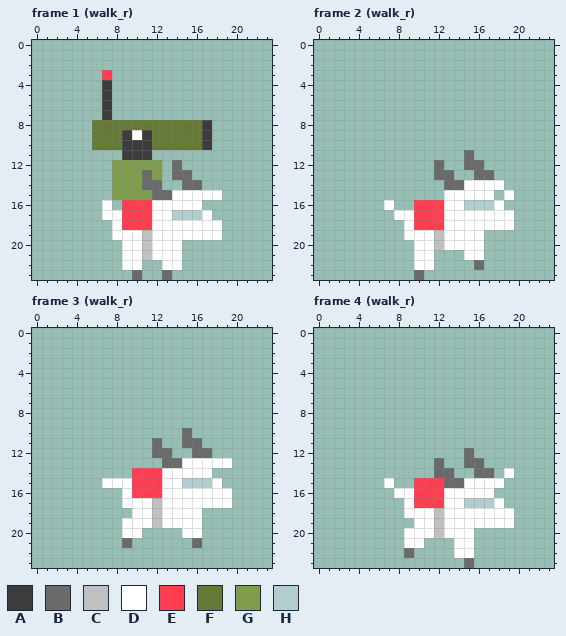
Edited in one commit: pixel-art file (.files/goat 12.aseprite). The picture above was drawn from the file before the commit.
24x24 pixels, 10 frames. Shown: frame 1 (walk_r), frame 2 (walk_r), frame 3 (walk_r), frame 4 (walk_r). The commit also changed other frames, which this record leaves out.
Visible layers, top first: "goat", "antenna", "launcher", "backpack".
Palette (. is transparent): A #3c3c3c  B #696a6a  C #c0c0c0  D #ffffff  E #ff3f51  F #667a37  G #809d4e  H #b1cdce
Pixels before, frame 1 (walk_r), first column x 6:
 3 .E...........
 4 .A...........
 5 .A...........
 6 .A...........
 7 .A...........
 8 FFFFFFFFFFFA.
 9 FFFADAFFFFFA.
10 FFFAAAFFFFFA.
11 ...AAA.......
12 ..GGGGG.B....
13 ..GGGBG.BB...
14 ..GGGBB..BB..
15 ..GGGGBBDDDDD
16 .D.EEEDDDDD..
17 .DDEEEDDHHHD.
18 ..DEEEDDDDDDD
19 ..DDDCDDDDDDD
20 ...DDCDDD....
21 ...DDCDDD....
22 ...DD..DD....
23 ....B..B.....
Pixels before, frame 2 (walk_r), first column x 7:
11 ........B....
12 .....B..BB...
13 .....BB..BB..
14 ......BBDDDD.
15 ......DDDDD.D
16 D..EEEDDHHHD.
17 .DDEEEDDDDDDD
18 ..DEEEDDDDDDD
19 ..DDDCDDDD...
20 ...DDCDDDD...
21 ...DD...DD...
22 ...DD....B...
23 ...B.........
Pixels before, frame 3 (walk_r), first column x 7:
10 ........B....
11 .....B..BB...
12 .....BB..BB..
13 ......BBDDDDD
14 ...EEEDDDDD..
15 DDDEEEDDHHHD.
16 ..DEEEDDDDDDD
17 ..DDDCDDDDDDD
18 ...DDCDDDD...
19 ..DDDCDDDD...
20 ..DD....DD...
21 ..B......B...
Pixels before, frame 4 (walk_r), first column x 7:
12 ........B....
13 .....B..BB...
14 .....BB..BB.D
15 D..EEEBBDDDD.
16 .DDEEEDDDDD..
17 ..DEEEDDHHHD.
18 ..DDDCDDDDDDD
19 ...DDCDDDDDDD
20 ..DDDCDDD....
21 ..DD...DD....
22 ..B....DD....
23 ........B....
And afterwards:
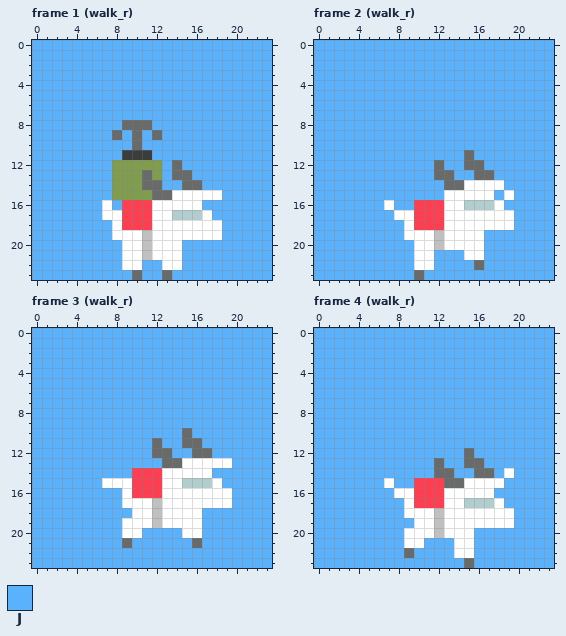
Colours new in this view: J #5bb2fc
The exact change:
layer "bg" now shown
layer "launcher" now hidden
layer "grapple" now shown
layer "antenna" removed
Frame 1 (walk_r):
y 0..2: x 0..23 ........................ -> JJJJJJJJJJJJJJJJJJJJJJJJ
y 3: x 0..23 .......E................ -> JJJJJJJJJJJJJJJJJJJJJJJJ
y 4..7: x 0..23 .......A................ -> JJJJJJJJJJJJJJJJJJJJJJJJ
y 8: x 0..23 ......FFFFFFFFFFFA...... -> JJJJJJJJJBBBJJJJJJJJJJJJ
y 9: x 0..23 ......FFFADAFFFFFA...... -> JJJJJJJJBJBJBJJJJJJJJJJJ
y 10: x 0..23 ......FFFAAAFFFFFA...... -> JJJJJJJJJJBJJJJJJJJJJJJJ
y 11: x 0..8 ......... -> JJJJJJJJJ; x 12..23 ............ -> JJJJJJJJJJJJ
y 12: x 0..7 ........ -> JJJJJJJJ; x 13 . -> J; x 15..23 ......... -> JJJJJJJJJ
y 13: x 0..7 ........ -> JJJJJJJJ; x 13 . -> J; x 16..23 ........ -> JJJJJJJJ
y 14: x 0..7 ........ -> JJJJJJJJ; x 13..14 .. -> JJ; x 17..23 ....... -> JJJJJJJ
y 15: x 0..7 ........ -> JJJJJJJJ; x 19..23 ..... -> JJJJJ
y 16: x 0..6 ....... -> JJJJJJJ; x 8 . -> J; x 17..23 ....... -> JJJJJJJ
y 17: x 0..6 ....... -> JJJJJJJ; x 18..23 ...... -> JJJJJJ
y 18..19: x 0..7 ........ -> JJJJJJJJ; x 19..23 ..... -> JJJJJ
y 20..21: x 0..8 ......... -> JJJJJJJJJ; x 15..23 ......... -> JJJJJJJJJ
y 22: x 0..8 ......... -> JJJJJJJJJ; x 11..12 .. -> JJ; x 15..23 ......... -> JJJJJJJJJ
y 23: x 0..9 .......... -> JJJJJJJJJJ; x 11..12 .. -> JJ; x 14..23 .......... -> JJJJJJJJJJ
Frame 2 (walk_r), layer "bg":
y 0..10: x 0..23 ........................ -> JJJJJJJJJJJJJJJJJJJJJJJJ
y 11: x 0..14 ............... -> JJJJJJJJJJJJJJJ; x 16..23 ........ -> JJJJJJJJ
y 12: x 0..11 ............ -> JJJJJJJJJJJJ; x 13..14 .. -> JJ; x 17..23 ....... -> JJJJJJJ
y 13: x 0..11 ............ -> JJJJJJJJJJJJ; x 14..15 .. -> JJ; x 18..23 ...... -> JJJJJJ
y 14: x 0..12 ............. -> JJJJJJJJJJJJJ; x 19..23 ..... -> JJJJJ
y 15: x 0..12 ............. -> JJJJJJJJJJJJJ; x 18 . -> J; x 20..23 .... -> JJJJ
y 16: x 0..6 ....... -> JJJJJJJ; x 8..9 .. -> JJ; x 19..23 ..... -> JJJJJ
y 17: x 0..7 ........ -> JJJJJJJJ; x 20..23 .... -> JJJJ
y 18: x 0..8 ......... -> JJJJJJJJJ; x 20..23 .... -> JJJJ
y 19: x 0..8 ......... -> JJJJJJJJJ; x 17..23 ....... -> JJJJJJJ
y 20: x 0..9 .......... -> JJJJJJJJJJ; x 17..23 ....... -> JJJJJJJ
y 21: x 0..9 .......... -> JJJJJJJJJJ; x 12..14 ... -> JJJ; x 17..23 ....... -> JJJJJJJ
y 22: x 0..9 .......... -> JJJJJJJJJJ; x 12..15 .... -> JJJJ; x 17..23 ....... -> JJJJJJJ
y 23: x 0..9 .......... -> JJJJJJJJJJ; x 11..23 ............. -> JJJJJJJJJJJJJ
Frame 3 (walk_r), layer "bg":
y 0..9: x 0..23 ........................ -> JJJJJJJJJJJJJJJJJJJJJJJJ
y 10: x 0..14 ............... -> JJJJJJJJJJJJJJJ; x 16..23 ........ -> JJJJJJJJ
y 11: x 0..11 ............ -> JJJJJJJJJJJJ; x 13..14 .. -> JJ; x 17..23 ....... -> JJJJJJJ
y 12: x 0..11 ............ -> JJJJJJJJJJJJ; x 14..15 .. -> JJ; x 18..23 ...... -> JJJJJJ
y 13: x 0..12 ............. -> JJJJJJJJJJJJJ; x 20..23 .... -> JJJJ
y 14: x 0..9 .......... -> JJJJJJJJJJ; x 18..23 ...... -> JJJJJJ
y 15: x 0..6 ....... -> JJJJJJJ; x 19..23 ..... -> JJJJJ
y 16..17: x 0..8 ......... -> JJJJJJJJJ; x 20..23 .... -> JJJJ
y 18: x 0..9 .......... -> JJJJJJJJJJ; x 17..23 ....... -> JJJJJJJ
y 19: x 0..8 ......... -> JJJJJJJJJ; x 17..23 ....... -> JJJJJJJ
y 20: x 0..8 ......... -> JJJJJJJJJ; x 11..14 .... -> JJJJ; x 17..23 ....... -> JJJJJJJ
y 21: x 0..8 ......... -> JJJJJJJJJ; x 10..15 ...... -> JJJJJJ; x 17..23 ....... -> JJJJJJJ
y 22..23: x 0..23 ........................ -> JJJJJJJJJJJJJJJJJJJJJJJJ
Frame 4 (walk_r), layer "bg":
y 0..11: x 0..23 ........................ -> JJJJJJJJJJJJJJJJJJJJJJJJ
y 12: x 0..14 ............... -> JJJJJJJJJJJJJJJ; x 16..23 ........ -> JJJJJJJJ
y 13: x 0..11 ............ -> JJJJJJJJJJJJ; x 13..14 .. -> JJ; x 17..23 ....... -> JJJJJJJ
y 14: x 0..11 ............ -> JJJJJJJJJJJJ; x 14..15 .. -> JJ; x 18 . -> J; x 20..23 .... -> JJJJ
y 15: x 0..6 ....... -> JJJJJJJ; x 8..9 .. -> JJ; x 19..23 ..... -> JJJJJ
y 16: x 0..7 ........ -> JJJJJJJJ; x 18..23 ...... -> JJJJJJ
y 17: x 0..8 ......... -> JJJJJJJJJ; x 19..23 ..... -> JJJJJ
y 18: x 0..8 ......... -> JJJJJJJJJ; x 20..23 .... -> JJJJ
y 19: x 0..9 .......... -> JJJJJJJJJJ; x 20..23 .... -> JJJJ
y 20: x 0..8 ......... -> JJJJJJJJJ; x 16..23 ........ -> JJJJJJJJ
y 21: x 0..8 ......... -> JJJJJJJJJ; x 11..13 ... -> JJJ; x 16..23 ........ -> JJJJJJJJ
y 22: x 0..8 ......... -> JJJJJJJJJ; x 10..13 .... -> JJJJ; x 16..23 ........ -> JJJJJJJJ
y 23: x 0..14 ............... -> JJJJJJJJJJJJJJJ; x 16..23 ........ -> JJJJJJJJ
Changed places in both pictures, as pixel boxes (x1, y1, x2, y2):
changed: (32, 40, 272, 280)
added: (314, 40, 554, 280)
added: (32, 328, 272, 568)
added: (314, 328, 554, 568)
